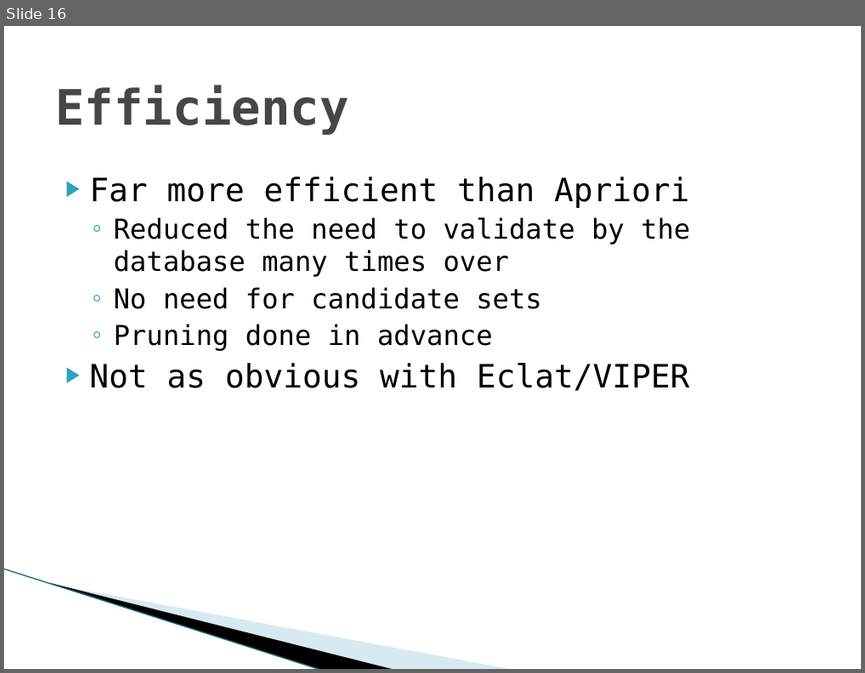
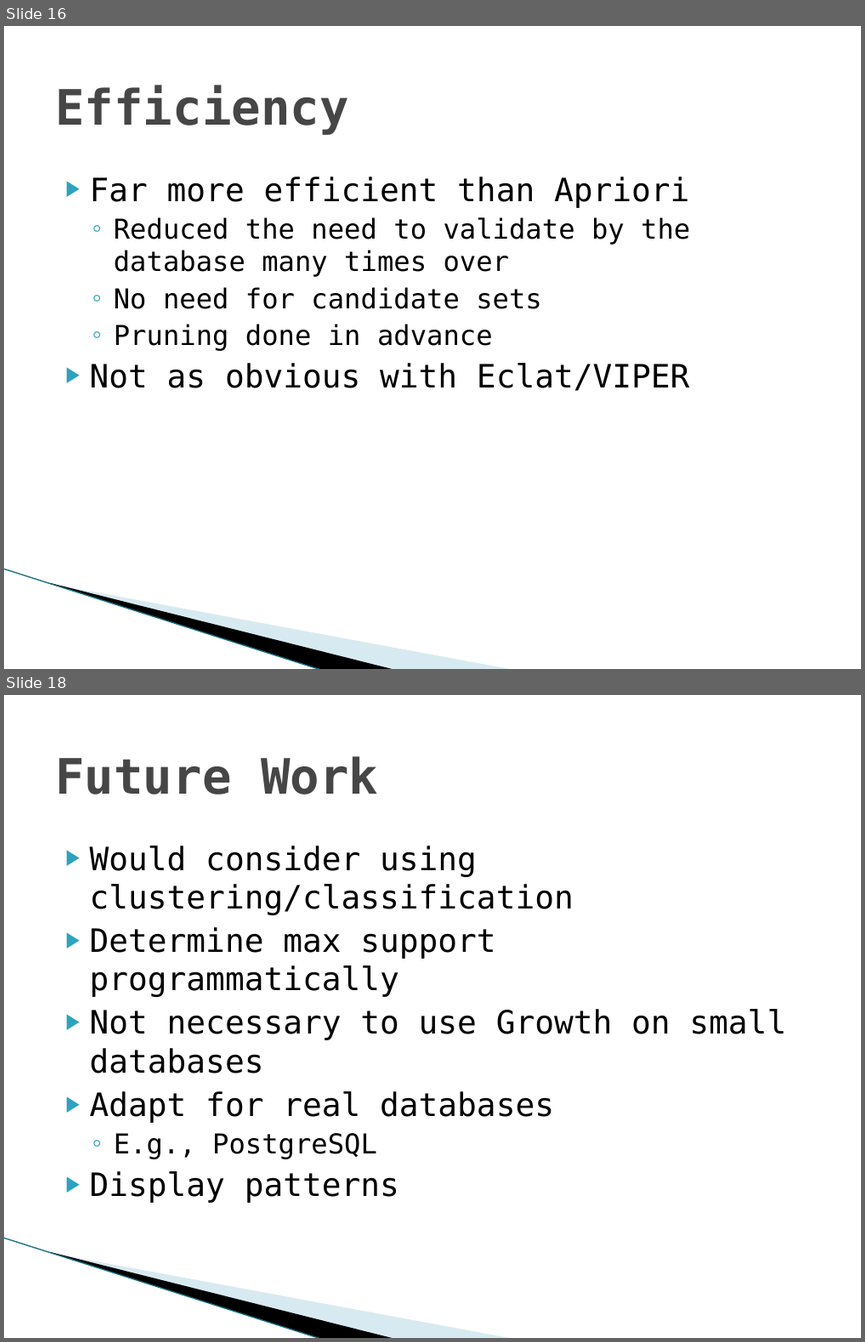
Before and after one commit to smithi35/RarePatternMining, a slide deck: Documentation/Rare Pattern Mining through Rare Pattern Growth.pptx. Shown one above the other, each under a label of ours: slide 16 before the commit, slides 16 and 18 after it; the slides between them are not shown. The pictures are 865x673 and 865x1342 pixels, drawn with LibreOffice and Linux fonts; fonts in the diff are those of the drawing; background and template pictures are left out. Boxes give left, top, right and bottom in pixels: in the first picture for what was removed or moved away, otherwise in the second. Text is boxed around its words. In the diff, an @@ line names an element or a change of style, - is before the commit and + after.

```diff
--- a/Documentation/Rare Pattern Mining through Rare Pattern Growth.pptx
+++ b/Documentation/Rare Pattern Mining through Rare Pattern Growth.pptx
@@ slide 18 added at box(4, 695, 861, 1338), background #FFFFFF; not listed: 3 template elements that a slide beside it also shows @@
@@ title added at box(55, 756, 378, 794), 41 pt, text #464646, bold @@
+Future Work
@@ text added at box(90, 845, 786, 1202), 27 pt, text #000000 @@
+▶ Would consider using clustering/classification
+▶ Determine max support programmatically
+▶ Not necessary to use Growth on small databases
+▶ Adapt for real databases
+  ◦ E.g., PostgreSQL
+▶ Display patterns
```
Also in this commit, not shown: 1 slide changed, 2 other slides added, 1 other file.
